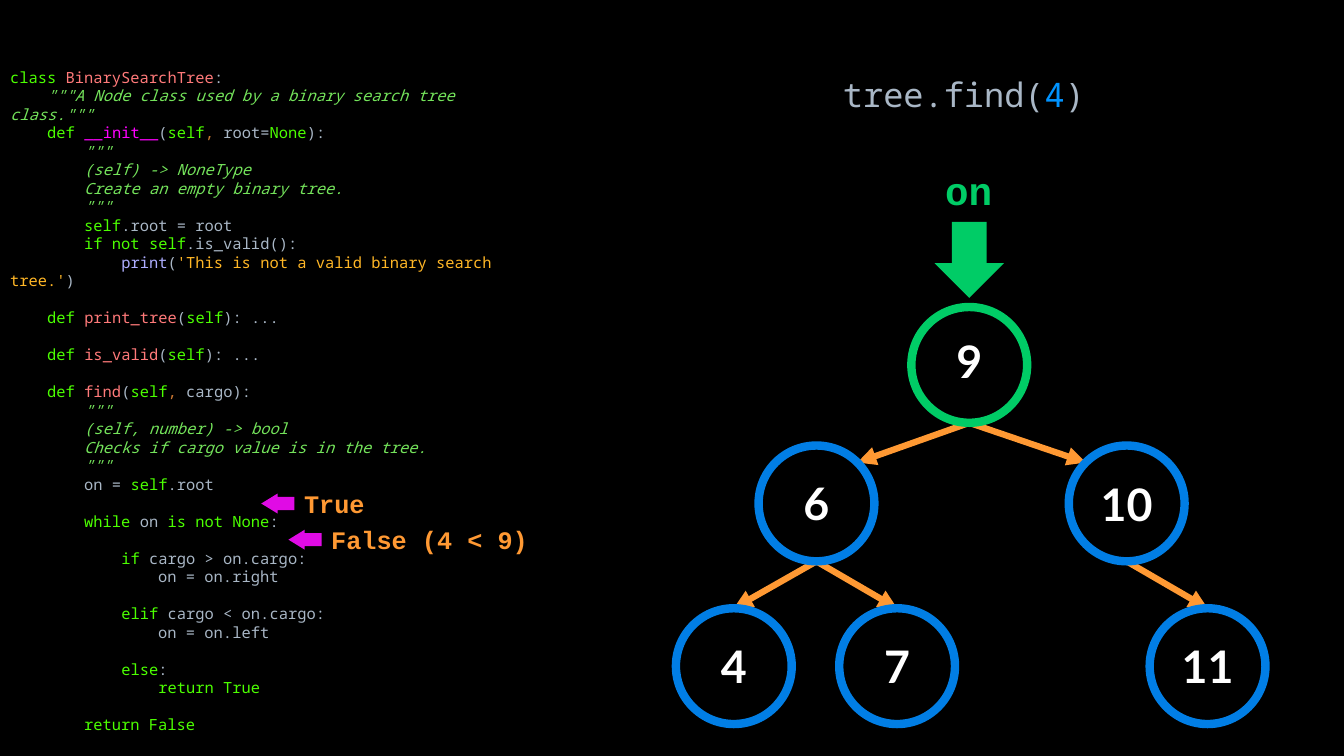
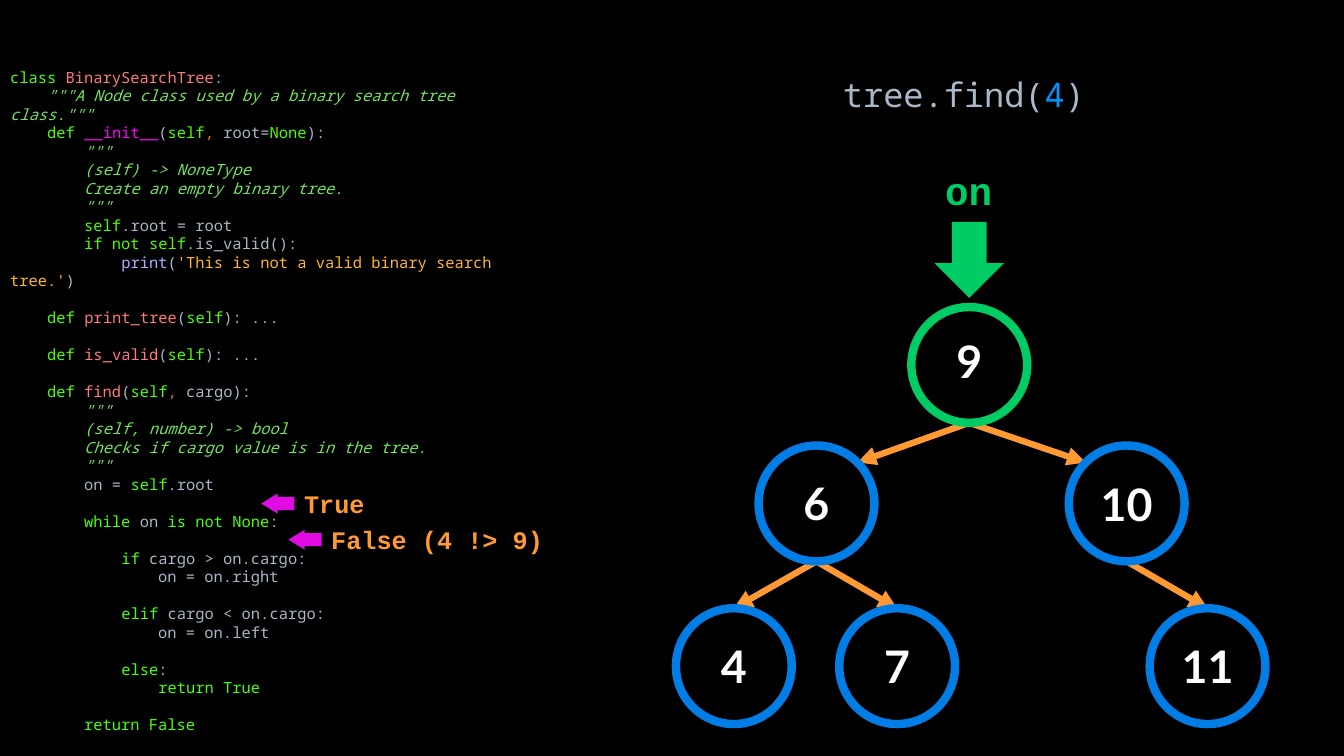
Before and after one commit to APS106/APS106-winter-2022-material, a slide deck: slide 140 of lectures/week12/lecture2/slides/week12_lecture2.pptx (slide 137 before the commit). Drawn at 1344x756 pixels with LibreOffice and Linux fonts; fonts in the diff are those of the drawing; background and template pictures are left out. Boxes give left, top, right and bottom in pixels: in the first picture for what was removed or moved away, otherwise in the second. Text is boxed around its words. In the diff, an @@ line names an element or a change of style, - is before the commit and + after.

```diff
--- a/lectures/week12/lecture2/slides/week12_lecture2.pptx
+++ b/lectures/week12/lecture2/slides/week12_lecture2.pptx
@@ text at [331,531,543,555]: text changed @@
-False (4 < 9)
+False (4 !> 9)
```
Also in this commit, not shown: 1 other slide changed, 3 slides added, 2 other files.
